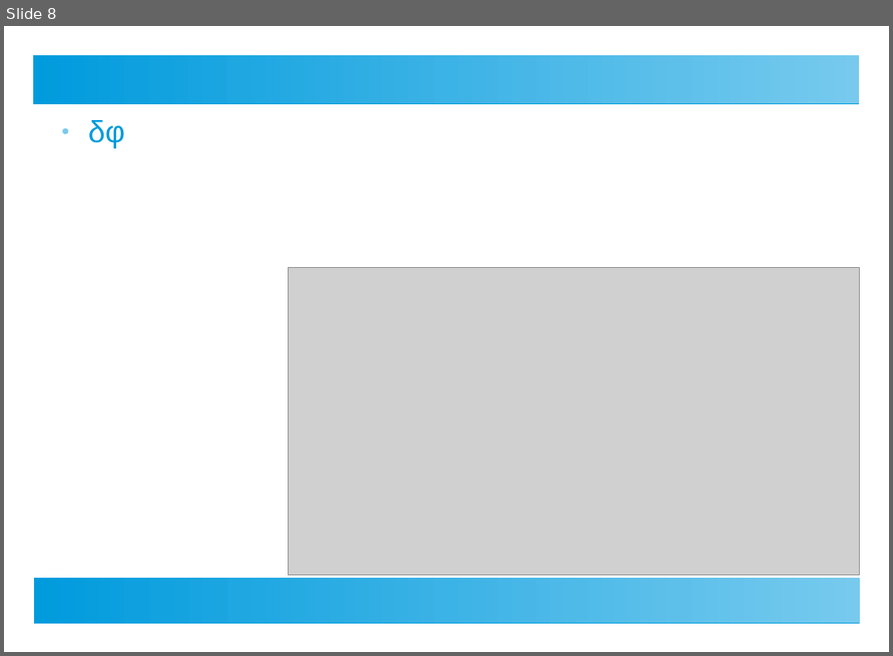
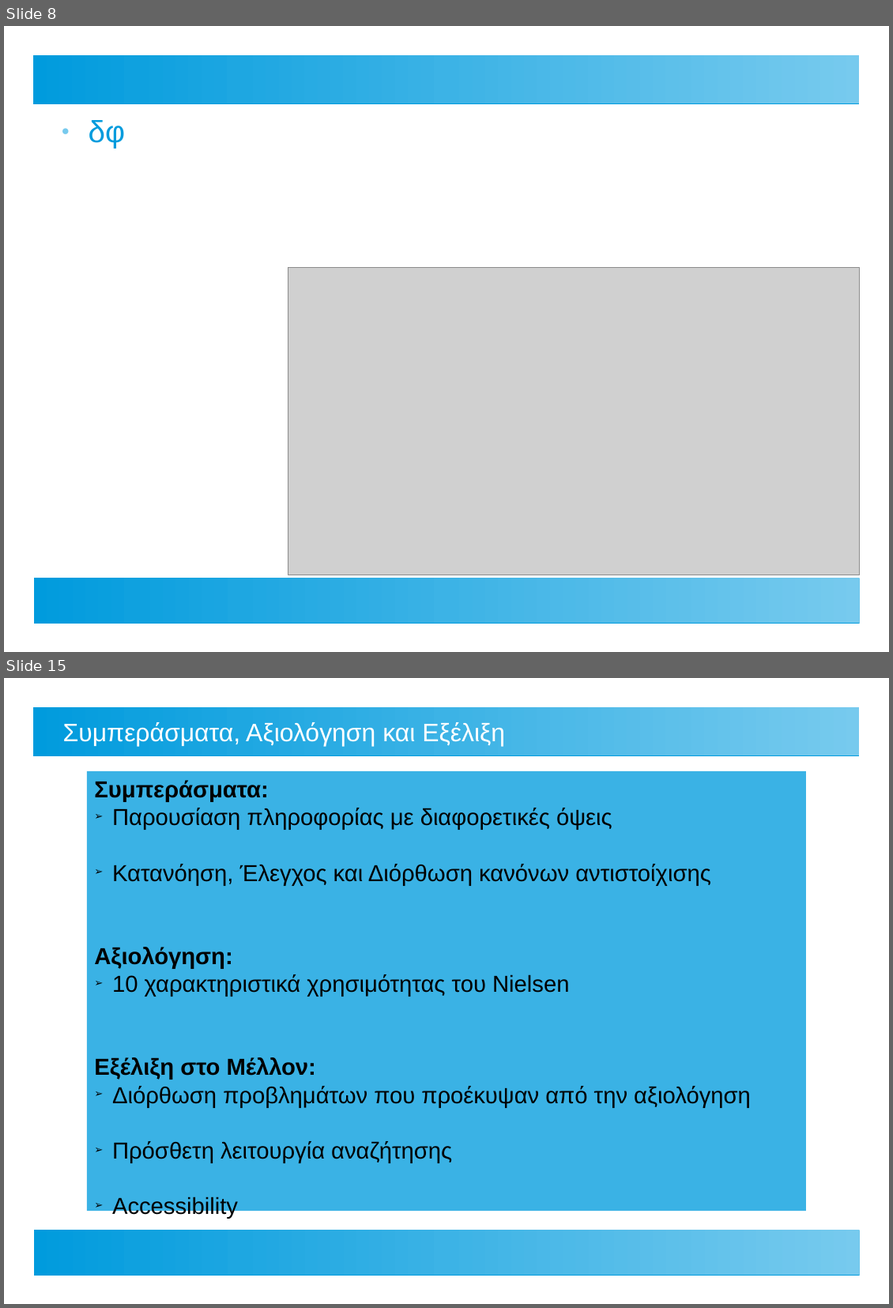
Before and after one commit to ThanosApostolou/omv, a slide deck: docs/thesis presentation.odp. Shown one above the other, each under a label of ours: slide 8 before the commit, slides 8 and 15 after it; the slides between them are not shown. The pictures are 893x656 and 893x1308 pixels, drawn with LibreOffice and Linux fonts; fonts in the diff are those of the drawing; grey boxes stand for pictures. Boxes give left, top, right and bottom in pixels: in the first picture for what was removed or moved away, otherwise in the second. Text is boxed around its words. In the diff, an @@ line names an element or a change of style, - is before the commit and + after.

```diff
--- a/docs/thesis presentation.odp
+++ b/docs/thesis presentation.odp
@@ slide 15 added at (x1=4, y1=678, x2=889, y2=1304), background #FFFFFF; not listed: 2 template elements that a slide beside it also shows @@
@@ title added at (x1=63, y1=722, x2=505, y2=747), 24 pt, text #FFFFFF @@
+Συμπεράσματα, Αξιολόγηση και Εξέλιξη
@@ rectangle added at (x1=87, y1=771, x2=807, y2=1210), fill #3AB2E5, 22 pt, text #000000 @@
+Συμπεράσματα:
+➢ Παρουσίαση πληροφορίας με διαφορετικές όψεις
+➢ Κατανόηση, Έλεγχος και Διόρθωση κανόνων αντιστοίχισης
+Αξιολόγηση:
+➢ 10 χαρακτηριστικά χρησιμότητας του Nielsen
+Εξέλιξη στο Μέλλον:
+➢ Διόρθωση προβλημάτων που προέκυψαν από την αξιολόγηση
+➢ Πρόσθετη λειτουργία αναζήτησης
+➢ Accessibility
```
Also in this commit, not shown: 3 slides changed, 5 other slides added, 1 slide removed, 1 other file.
